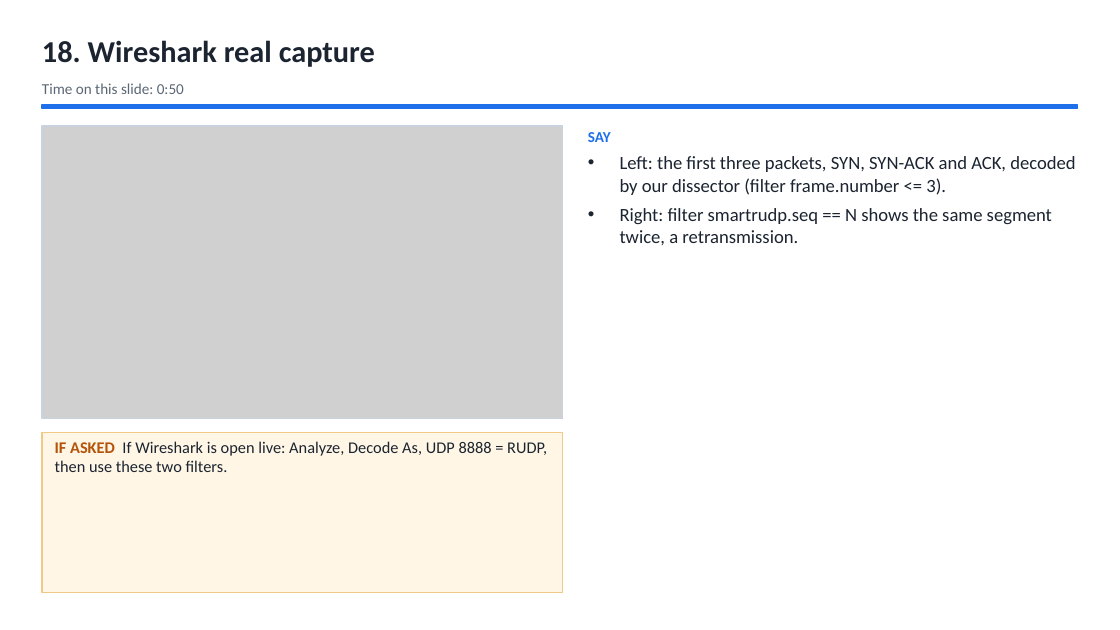
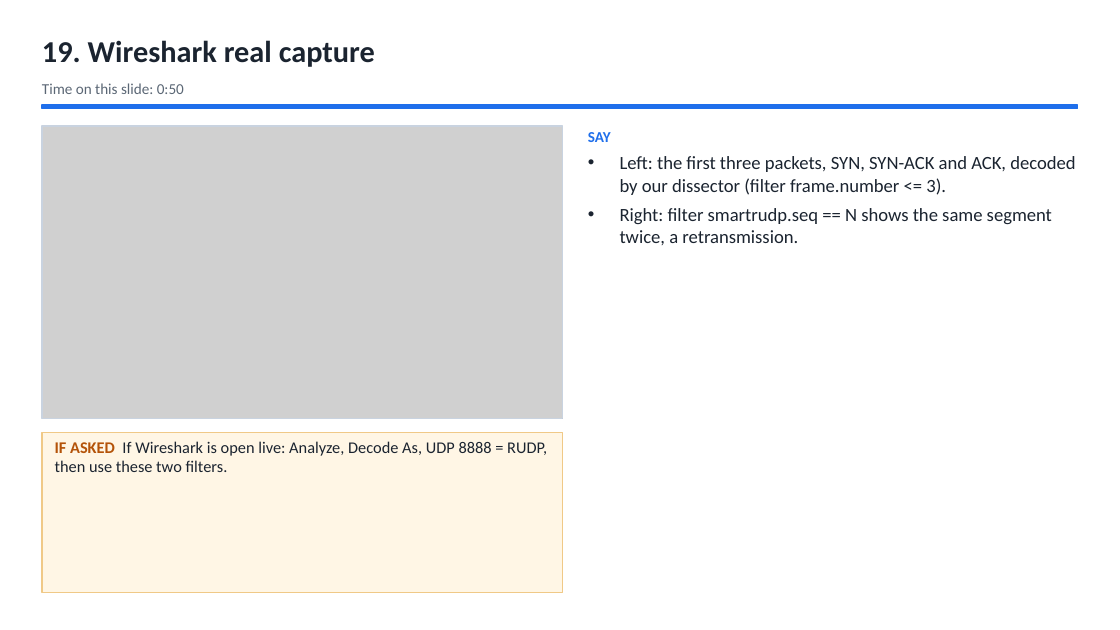
Before and after one commit to Capsturrrr/rudp, a slide deck: slide 21 of docs/RUDP_Host_Guide.pptx (slide 20 before the commit). Drawn at 1120x630 pixels with LibreOffice and Linux fonts; fonts in the diff are those of the drawing; grey boxes stand for pictures. Boxes give left, top, right and bottom in pixels: in the first picture for what was removed or moved away, otherwise in the second. Text is boxed around its words. In the diff, an @@ line names an element or a change of style, - is before the commit and + after.

```diff
--- a/docs/RUDP_Host_Guide.pptx
+++ b/docs/RUDP_Host_Guide.pptx
@@ text at [42, 40, 375, 67]: text changed @@
-18. Wireshark real capture
+19. Wireshark real capture
```
Also in this commit, not shown: 7 other slides changed, 1 slide added, 3 other files.
